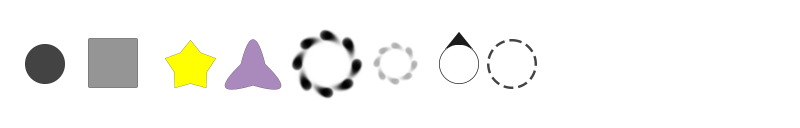
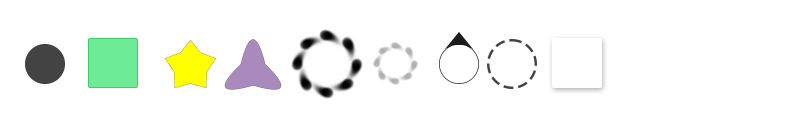
The second 800x128 image is a revision of the first. Changes to its layers:
painted on "brick" over <box>88,38,138,88</box>
added layer "brick shadow" above "组 1" over <box>552,38,602,88</box>
